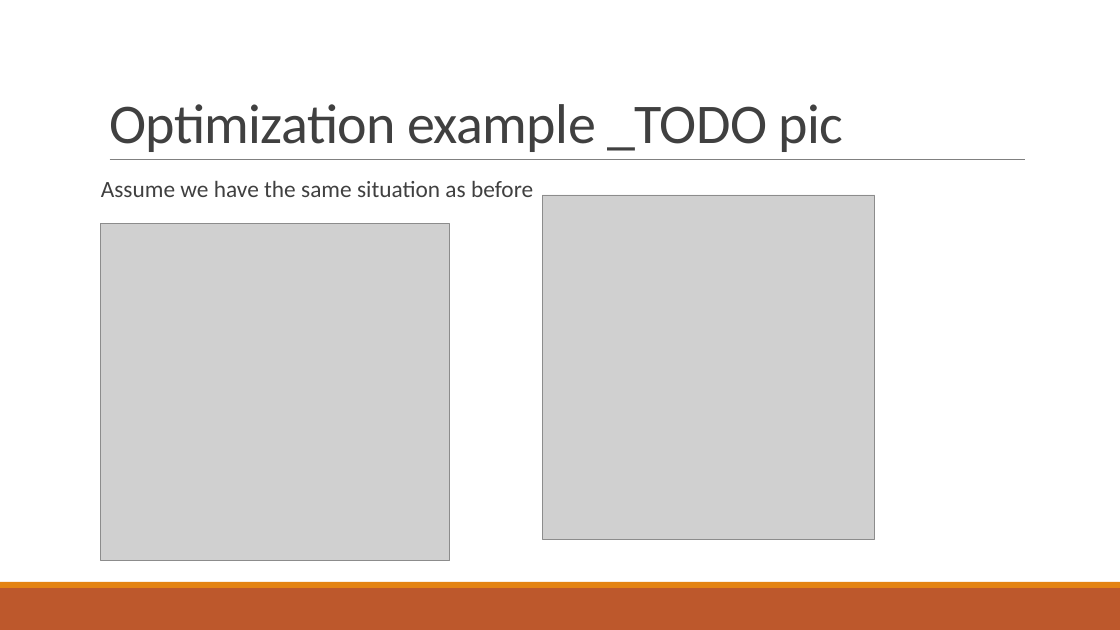
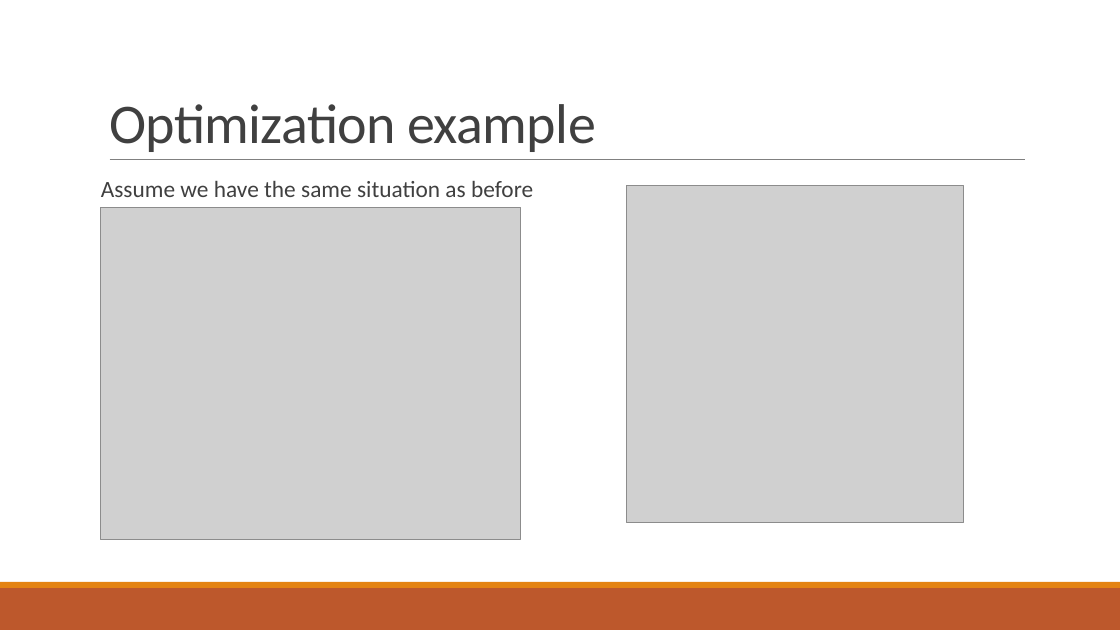
Before and after one commit to PStahl/master_thesis, a slide deck: slide 21 of presentation/presentation2.pptx. Drawn at 1120x630 pixels with LibreOffice and Linux fonts; fonts in the diff are those of the drawing; grey boxes stand for pictures. Boxes give left, top, right and bottom in pixels: in the first picture for what was removed or moved away, otherwise in the second. Text is boxed around its words. In the diff, an @@ line names an element or a change of style, - is before the commit and + after.

```diff
--- a/presentation/presentation2.pptx
+++ b/presentation/presentation2.pptx
@@ title at bbox=[109, 104, 596, 152]: text changed @@
-Optimization example _TODO pic
+Optimization example
@@ picture: place and size @@
-picture at bbox=[101, 223, 450, 560]
+picture at bbox=[101, 207, 521, 539]
@@ picture: place and size @@
-picture at bbox=[543, 195, 875, 539]
+picture at bbox=[627, 186, 964, 523]
```
Also in this commit, not shown: 16 other slides changed.
